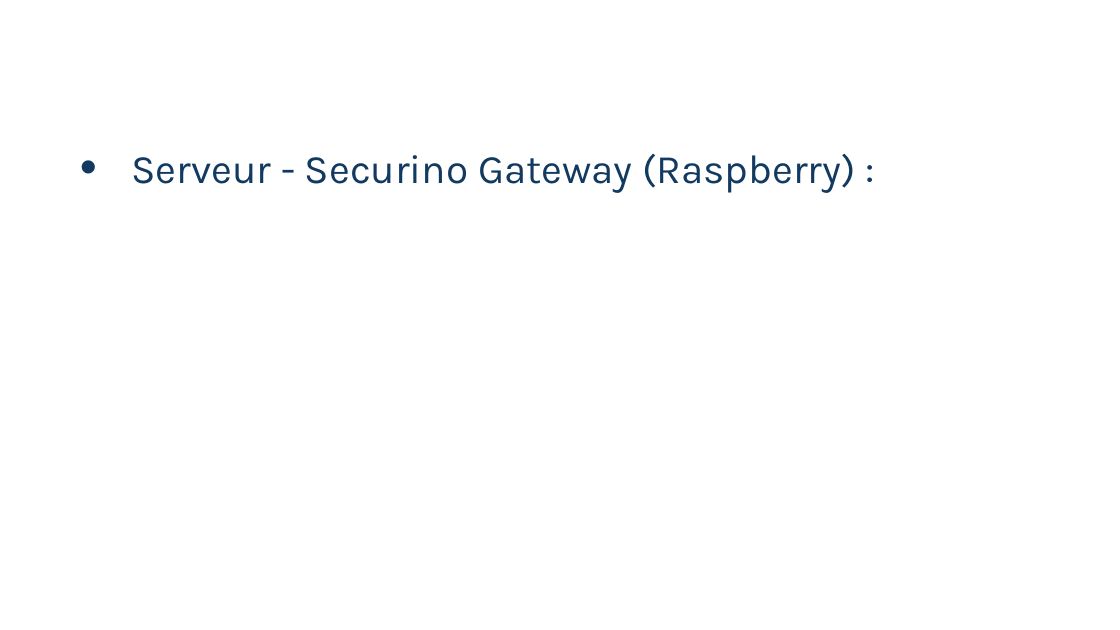
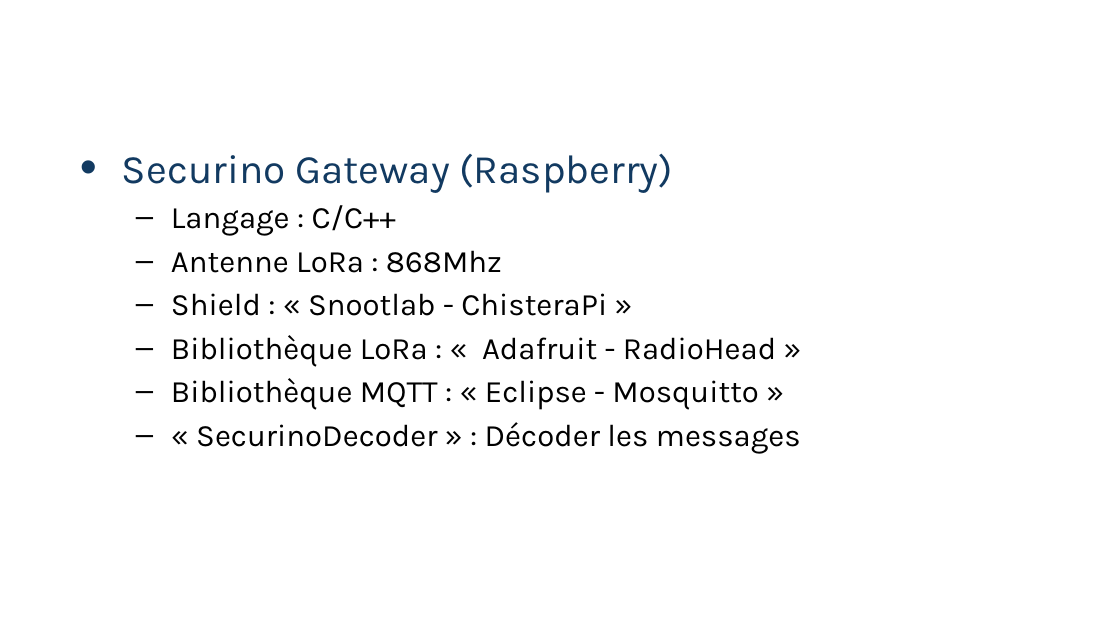
Before and after one commit to DorianThiv/securino, a slide deck: slide 15 of doc/Securnio & Securino Gatway.pptx (slide 13 before the commit). Drawn at 1120x630 pixels with LibreOffice and Linux fonts; fonts in the diff are those of the drawing; background and template pictures are left out. Boxes give left, top, right and bottom in pixels: in the first picture for what was removed or moved away, otherwise in the second. Text is boxed around its words. In the diff, an @@ line names an element or a change of style, - is before the commit and + after.

```diff
--- a/doc/Securnio & Securino Gatway.pptx
+++ b/doc/Securnio & Securino Gatway.pptx
@@ text at (122,153,801,454): text changed; size 26 to 20 pt; text colour #123A61 to #000000 @@
-• Serveur - Securino Gateway (Raspberry) :
+• Securino Gateway (Raspberry)
+  – Langage : C/C++
+  – Antenne LoRa : 868Mhz
+  – Shield : « Snootlab - ChisteraPi »
+  – Bibliothèque LoRa : « Adafruit - RadioHead »
+  – Bibliothèque MQTT : « Eclipse - Mosquitto »
+  – « SecurinoDecoder » : Décoder les messages
```
Also in this commit, not shown: 7 other slides changed, 4 slides added, 1 slide removed, 2 other files.
